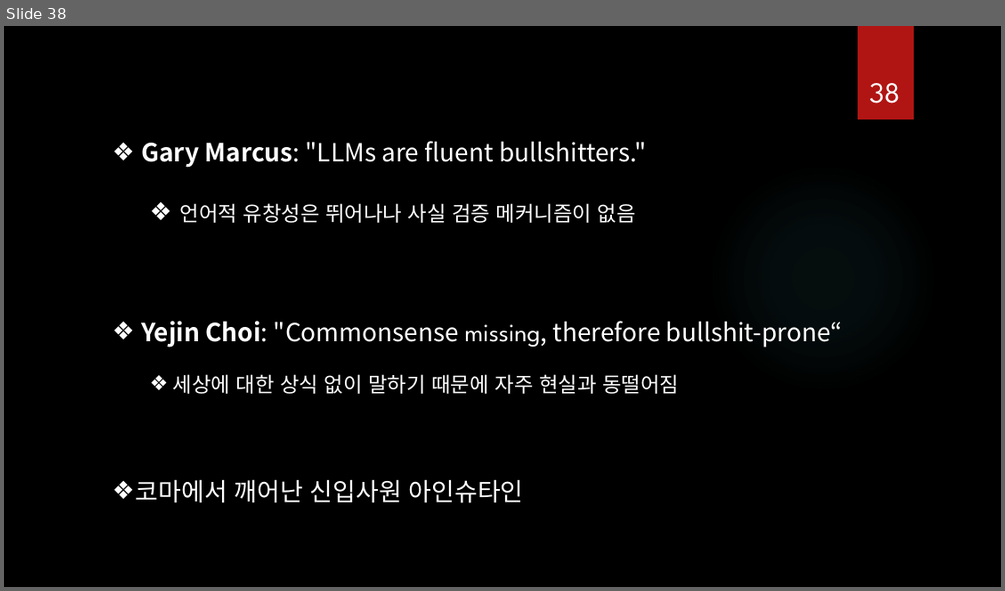
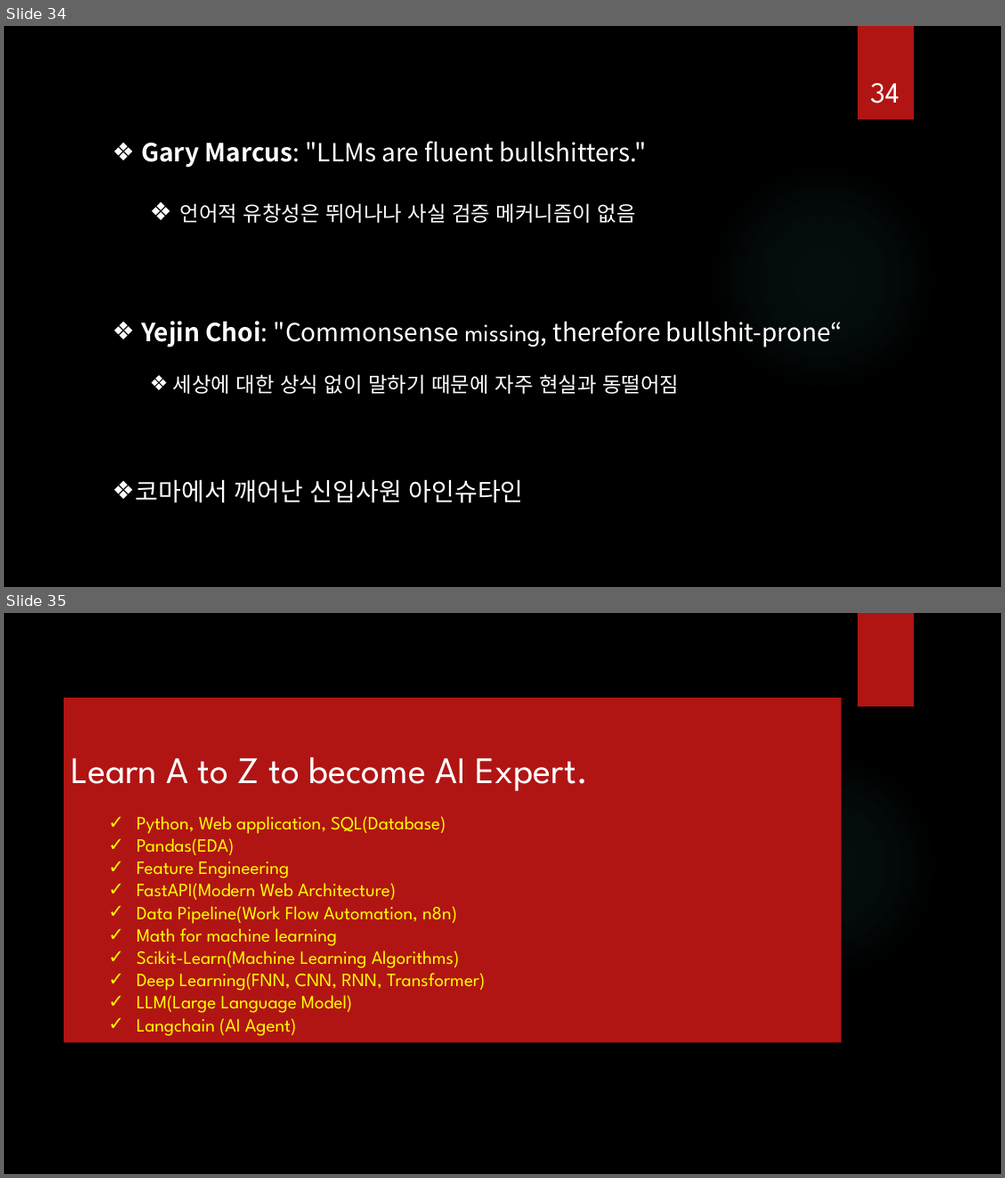
Before and after one commit to ancestor9/2026_Fall_AI-Literacy, a slide deck: AI Literacy.pptx. Shown one above the other, each under a label of ours: slide 38 before the commit, slides 34 and 35 after it. The pictures are 1005x591 and 1005x1178 pixels, drawn with LibreOffice and Linux fonts; fonts in the diff are those of the drawing; background and template pictures are left out. Boxes give left, top, right and bottom in pixels: in the first picture for what was removed or moved away, otherwise in the second. Text is boxed around its words. In the diff, an @@ line names an element or a change of style, - is before the commit and + after.

```diff
--- a/AI Literacy.pptx
+++ b/AI Literacy.pptx
@@ slide 35 added at [4,613,1001,1174], background picture (left out); not listed: 2 template elements that a slide beside it also shows @@
@@ rectangle added at [64,698,841,1042], fill #B01513, 18 pt, text #FFFF00 @@
+Learn A to Z to become AI Expert.
+  ✓ Python, Web application, SQL(Database)
+  ✓ Pandas(EDA)
+  ✓ Feature Engineering
+  ✓ FastAPI(Modern Web Architecture)
+  ✓ Data Pipeline(Work Flow Automation, n8n)
+  ✓ Math for machine learning
+  ✓ Scikit-Learn(Machine Learning Algorithms)
+  ✓ Deep Learning(FNN, CNN, RNN, Transformer)
+  ✓ LLM(Large Language Model)
+  ✓ Langchain (AI Agent)
@@ what was slide 38 is now slide 34 @@
@@ page number at [870,83,899,103]: text changed @@
-38
+34
```
Also in this commit, not shown: 4 slides changed, 4 other slides added.
